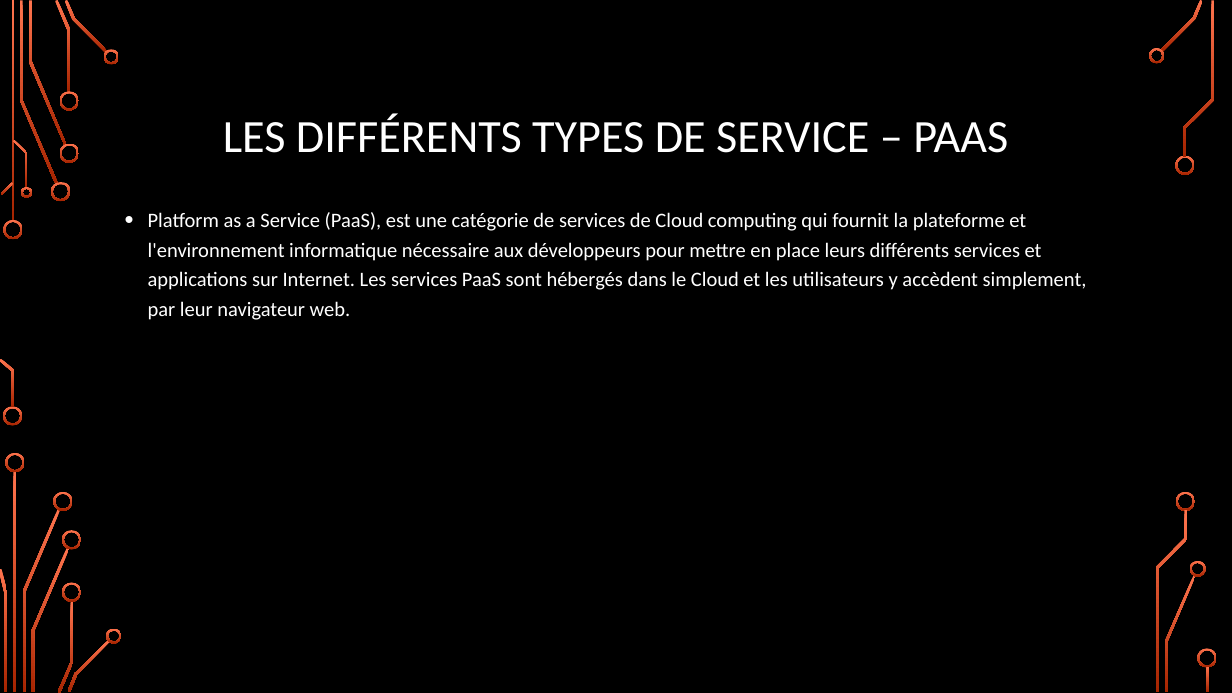
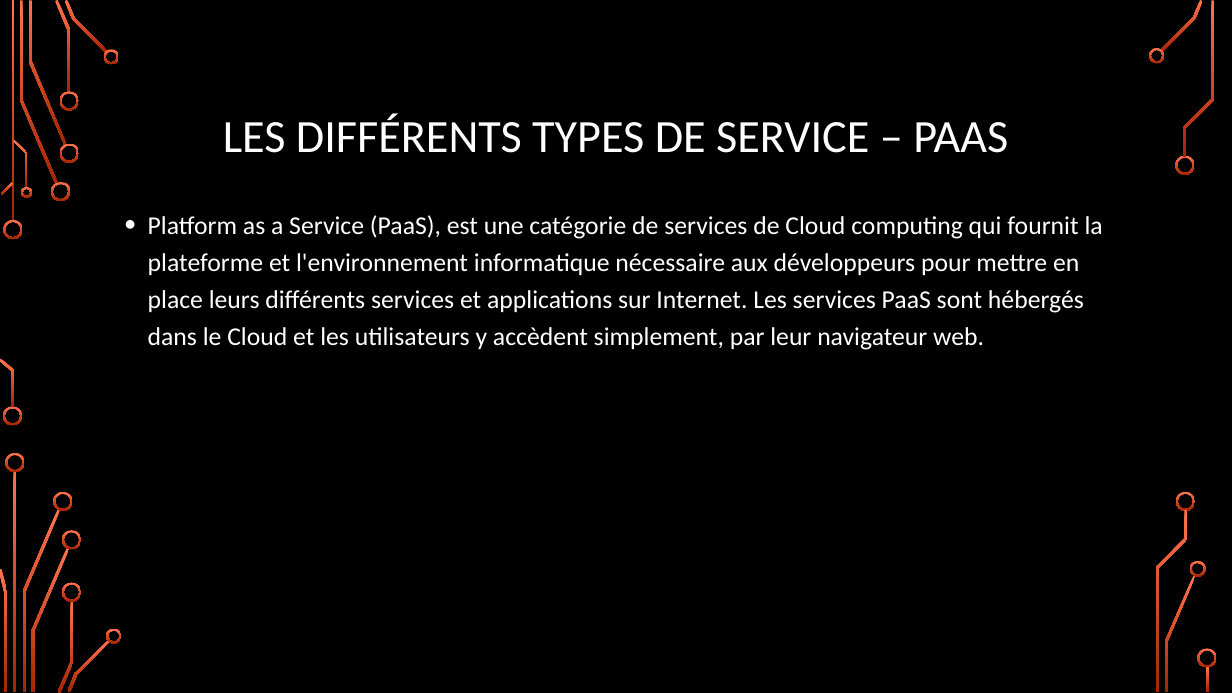
Before and after one commit to CorleoneDany/Cloud-Computing, a slide deck: slide 10 of Cloud Computing - F.pptx. Drawn at 1232x693 pixels with LibreOffice and Linux fonts; fonts in the diff are those of the drawing; background and template pictures are left out. Boxes give left, top, right and bottom in pixels: in the first picture for what was removed or moved away, otherwise in the second. Text is boxed around its words. In the diff, an @@ line names an element or a change of style, - is before the commit and + after.

```diff
--- a/Cloud Computing - F.pptx
+++ b/Cloud Computing - F.pptx
@@ text "Platform as a Service (PaaS), ..." at [148, 215, 1103, 350]: size 16 to 20 pt @@
```
Also in this commit, not shown: 6 other slides changed.
